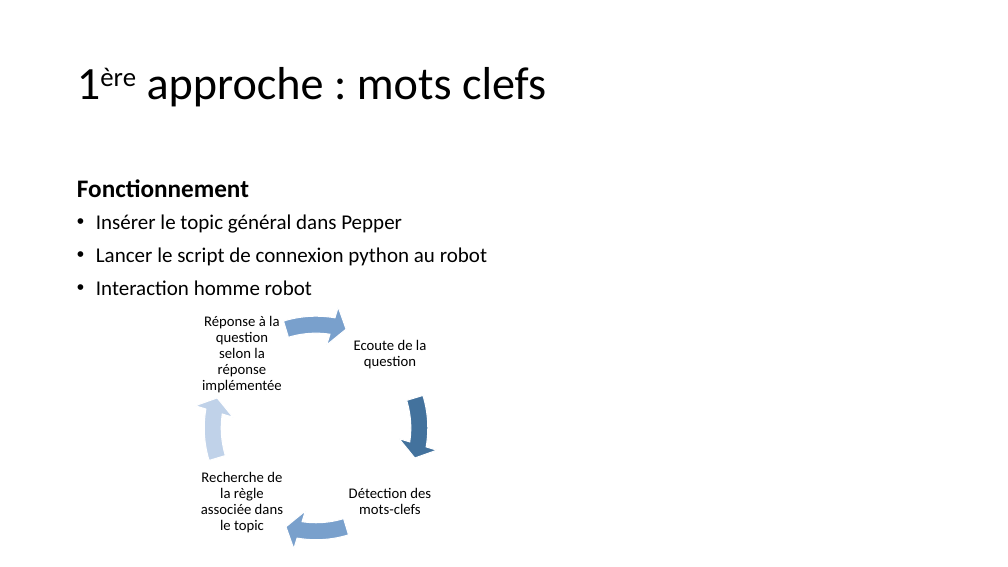
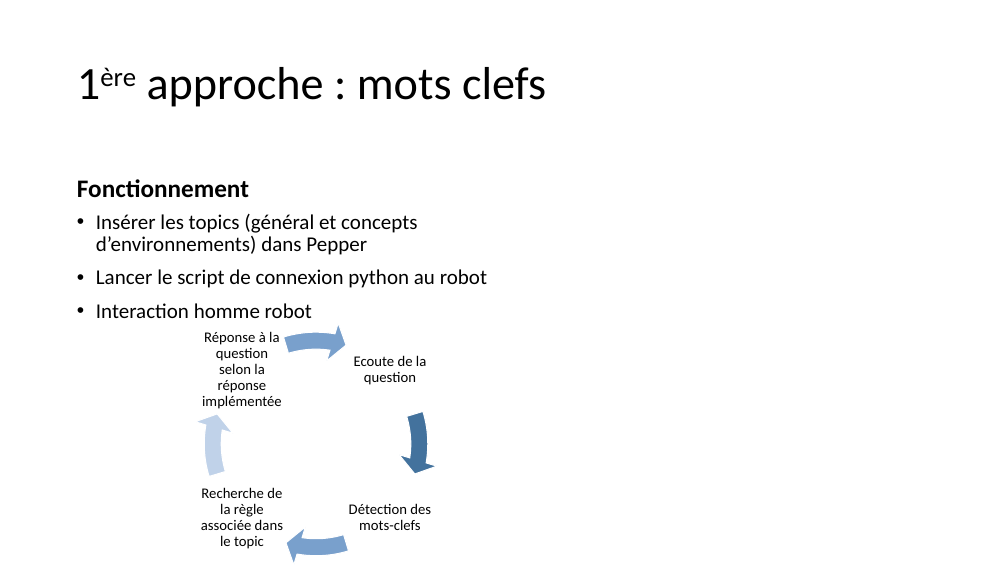
Before and after one commit to PorteAntoine/IHM_PEPPER_CPE2017, a slide deck: slide 11 of Rapport/Diapo_ihm_pepper.pptx. Drawn at 1008x567 pixels with LibreOffice and Linux fonts; fonts in the diff are those of the drawing; background and template pictures are left out. Boxes give left, top, right and bottom in pixels: in the first picture for what was removed or moved away, otherwise in the second. Text is boxed around its words. In the diff, an @@ line names an element or a change of style, - is before the commit and + after.

```diff
--- a/Rapport/Diapo_ihm_pepper.pptx
+++ b/Rapport/Diapo_ihm_pepper.pptx
@@ text at (96,214,417,255): text changed @@
-• Insérer le topic général dans Pepper
+• Insérer les topics (général et concepts d’environnements) dans Pepper
@@ 4 texts, 4 circular arrows: place and size @@
-4 texts, 4 circular arrows at (193,305,439,551)
+4 texts, 4 circular arrows at (193,321,439,567)
```
Also in this commit, not shown: 6 other slides changed.
